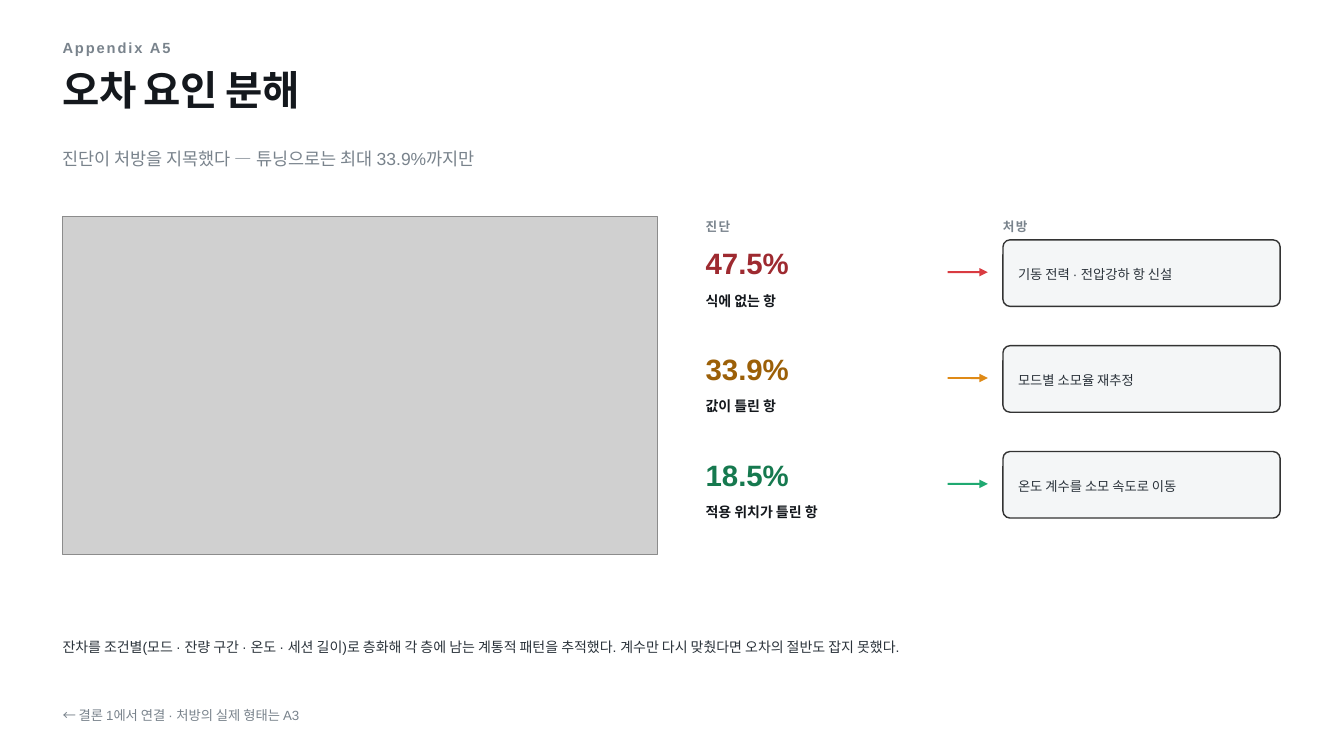
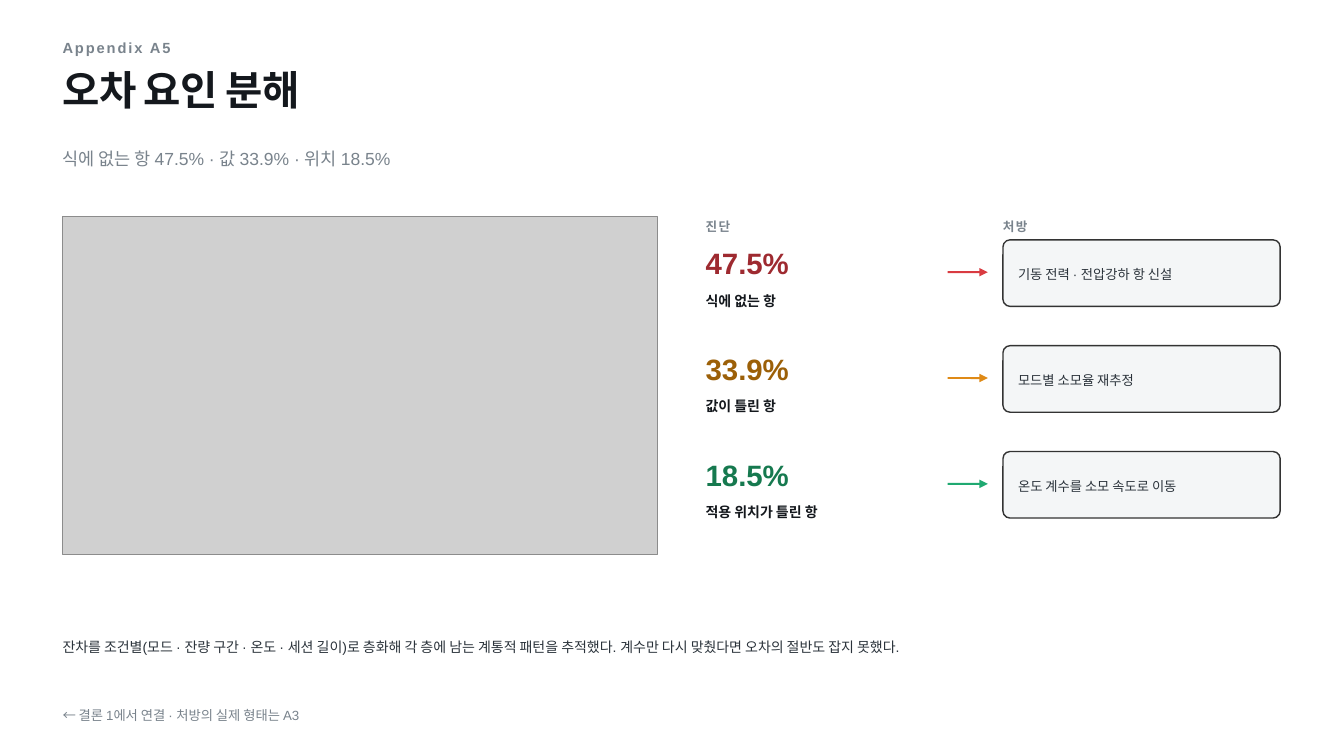
Before and after one commit to brothrone/a, a slide deck: slide 16 of 발표자료_배터리코칭.pptx. Drawn at 1344x756 pixels with LibreOffice and Linux fonts; fonts in the diff are those of the drawing; grey boxes stand for pictures. Boxes give left, top, right and bottom in pixels: in the first picture for what was removed or moved away, otherwise in the second. Text is boxed around its words. In the diff, an @@ line names an element or a change of style, - is before the commit and + after.

```diff
--- a/발표자료_배터리코칭.pptx
+++ b/발표자료_배터리코칭.pptx
@@ text at [63,150,391,167]: text changed @@
-진단이 처방을 지목했다 — 튜닝으로는 최대 33.9%까지만
+식에 없는 항 47.5% · 값 33.9% · 위치 18.5%
```
Also in this commit, not shown: 14 other slides changed, 7 other files.
